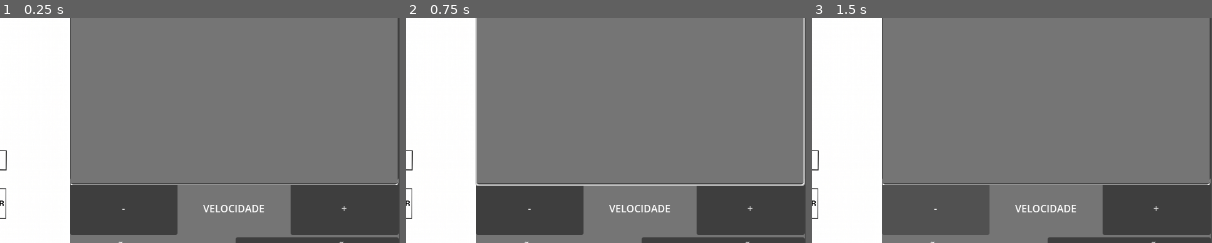
Above: before the commit, frames 1-3 (left to right).
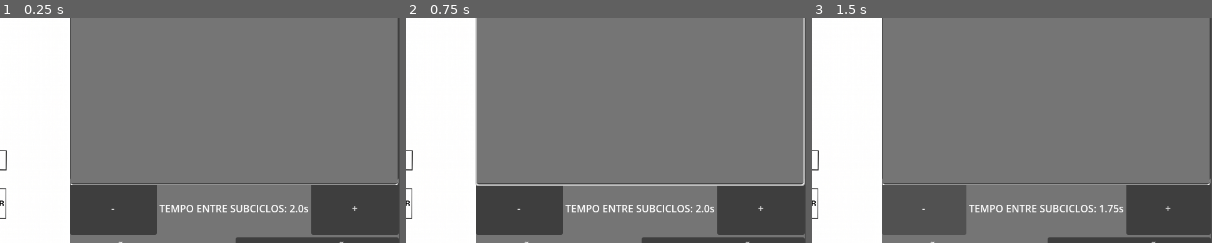
Above: after the commit, the same moments.

Repository: RodriWagner/Projeto-Arquitetura-de-Computadores-Vinod
Game: Godot game, scene res://Cenas/Cenas de lógica interna/main.tscn
Same seed, same stepped clock (60 frames per second), same inputs: the game is played once before the commit and once after it.
Inputs (mouse positions are % of the whole screen's width and height, from its top left):
- Up to frame 1 (0.25 s): no input
- Up to frame 2 (0.75 s): click (79, 34) at 0.52 s; type "12" at 0.6 s
- Up to frame 3 (1.5 s): click "-" at 1.25 s
The pictures show only the part of the screen within x 50-100%, y 22-72%; the shares and areas given below are measured in that part.

The runs differ from the first frame. In frame 1, 2.8% of the frame differs, in the area x 27-90%, y 74-97%; in frame 2, 2.8%; in frame 3, 3.1%.

Commit message:
feat(Interface): botao de mudança de intervalo funcional

Diff:
--- a/projeto-vinod/Cenas/Cenas UI/control.tscn
+++ b/projeto-vinod/Cenas/Cenas UI/control.tscn
@@ -7,7 +7,7 @@
 [sub_resource type="StyleBoxFlat" id="StyleBoxFlat_uchyk"]
 bg_color = Color(1, 1, 1, 1)
 
-[node name="Interface" type="Control" unique_id=1786879715 node_paths=PackedStringArray("leitor_de_texto")]
+[node name="Interface" type="Control" unique_id=1786879715 node_paths=PackedStringArray("leitor_de_texto", "velocidade_label")]
 layout_mode = 3
 anchors_preset = 15
 anchor_right = 1.0
@@ -16,6 +16,7 @@
 grow_vertical = 2
 script = ExtResource("1_loqao")
 leitor_de_texto = NodePath("PanelContainer/HBoxContainer/Botões e Texto/PanelContainer2/VBoxContainer/PanelContainer/CanvasLayer/ColorRect/codigo_macro")
+velocidade_label = NodePath("PanelContainer/HBoxContainer/Botões e Texto/PanelContainer2/VBoxContainer/HBoxContainer2/Label")
 
 [node name="PanelContainer" type="PanelContainer" parent="." unique_id=2071102827]
 layout_mode = 1
@@ -120,7 +121,7 @@
 [node name="Label" type="Label" parent="PanelContainer/HBoxContainer/Botões e Texto/PanelContainer2/VBoxContainer/HBoxContainer2" unique_id=1930290664]
 layout_mode = 2
 size_flags_horizontal = 6
-text = "VELOCIDADE"
+text = "TEMPO ENTRE SUBCICLOS"
 
 [node name="aumentar_vel" type="Button" parent="PanelContainer/HBoxContainer/Botões e Texto/PanelContainer2/VBoxContainer/HBoxContainer2" unique_id=682489559]
 layout_mode = 2
@@ -169,6 +170,8 @@
 size_flags_horizontal = 3
 text = "INICIAR SIMULAÇÃO"
 
+[connection signal="pressed" from="PanelContainer/HBoxContainer/Botões e Texto/PanelContainer2/VBoxContainer/HBoxContainer2/diminuir_vel" to="." method="_on_diminuir_vel_pressed"]
+[connection signal="pressed" from="PanelContainer/HBoxContainer/Botões e Texto/PanelContainer2/VBoxContainer/HBoxContainer2/aumentar_vel" to="." method="_on_aumentar_vel_pressed"]
 [connection signal="pressed" from="PanelContainer/HBoxContainer/Botões e Texto/PanelContainer2/VBoxContainer/HBoxContainer3/pausa" to="." method="_on_pausa_pressed"]
 [connection signal="pressed" from="PanelContainer/HBoxContainer/Botões e Texto/PanelContainer2/VBoxContainer/HBoxContainer3/avança" to="." method="_on_avança_pressed"]
 [connection signal="pressed" from="PanelContainer/HBoxContainer/Botões e Texto/PanelContainer2/VBoxContainer/HBoxContainer4/iniciar_simulação" to="." method="_on_iniciar_simulação_pressed"]
--- a/projeto-vinod/Scripts/ScriptsLogicaInterna/gerenciador.gd
+++ b/projeto-vinod/Scripts/ScriptsLogicaInterna/gerenciador.gd
@@ -7,6 +7,9 @@
 @export var timer_ativado : bool = false
 @export var timer_dos_subciclos : Timer
 @export var tempo_entre_subciclos : float = 2
+@export var tempo_entre_subciclos_min : float = 0.5
+@export var tempo_entre_subciclos_max : float = 3.0
+var mudanca_de_tempo : float = 0.25
 
 @export_group("Componentes")
 @export var lista_de_componentes : Dictionary[String, ComponenteBase]
@@ -58,3 +61,15 @@
 	else:
 		timer_ativado = true
 		timer_dos_subciclos.start(tempo_entre_subciclos)
+
+func decrementa_intervalo_timer():
+	if (tempo_entre_subciclos > tempo_entre_subciclos_min):
+		tempo_entre_subciclos -= mudanca_de_tempo
+	else:
+		tempo_entre_subciclos = tempo_entre_subciclos_min
+
+func aumenta_intervalo_timer():
+	if (tempo_entre_subciclos < tempo_entre_subciclos_max):
+		tempo_entre_subciclos += mudanca_de_tempo
+	else:
+		tempo_entre_subciclos = tempo_entre_subciclos_max
--- a/projeto-vinod/Scripts/ScriptsUI/Interface.gd
+++ b/projeto-vinod/Scripts/ScriptsUI/Interface.gd
@@ -9,8 +9,12 @@
 
 @export_subgroup("Gerenciador de Tempo")
 @export var gerenciador : Gerenciador;
+@export var velocidade_label : Label;
 
 var iniciou : bool = false
+
+func _ready() -> void:
+	velocidade_label.text = "TEMPO ENTRE SUBCICLOS: " + str(gerenciador.tempo_entre_subciclos) + "s"
 
 func _on_iniciar_simulação_pressed() -> void:
 	# Escreve programa na memória
@@ -33,3 +37,13 @@
 	else:
 		gerenciador.timer_ativado = true
 		pause.text = "PAUSA"
+
+
+func _on_aumentar_vel_pressed() -> void:
+	gerenciador.aumenta_intervalo_timer()
+	velocidade_label.text = "TEMPO ENTRE SUBCICLOS: " + str(gerenciador.tempo_entre_subciclos) + "s"
+
+
+func _on_diminuir_vel_pressed() -> void:
+	gerenciador.decrementa_intervalo_timer()
+	velocidade_label.text = "TEMPO ENTRE SUBCICLOS: " + str(gerenciador.tempo_entre_subciclos) + "s"
